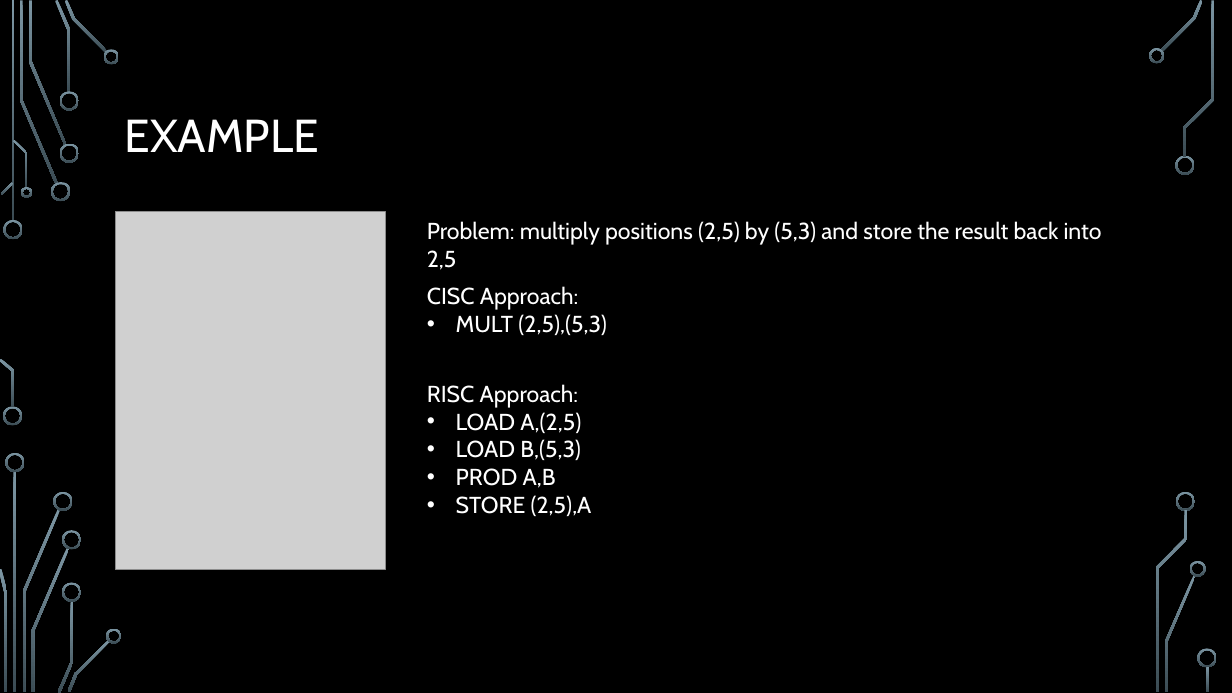
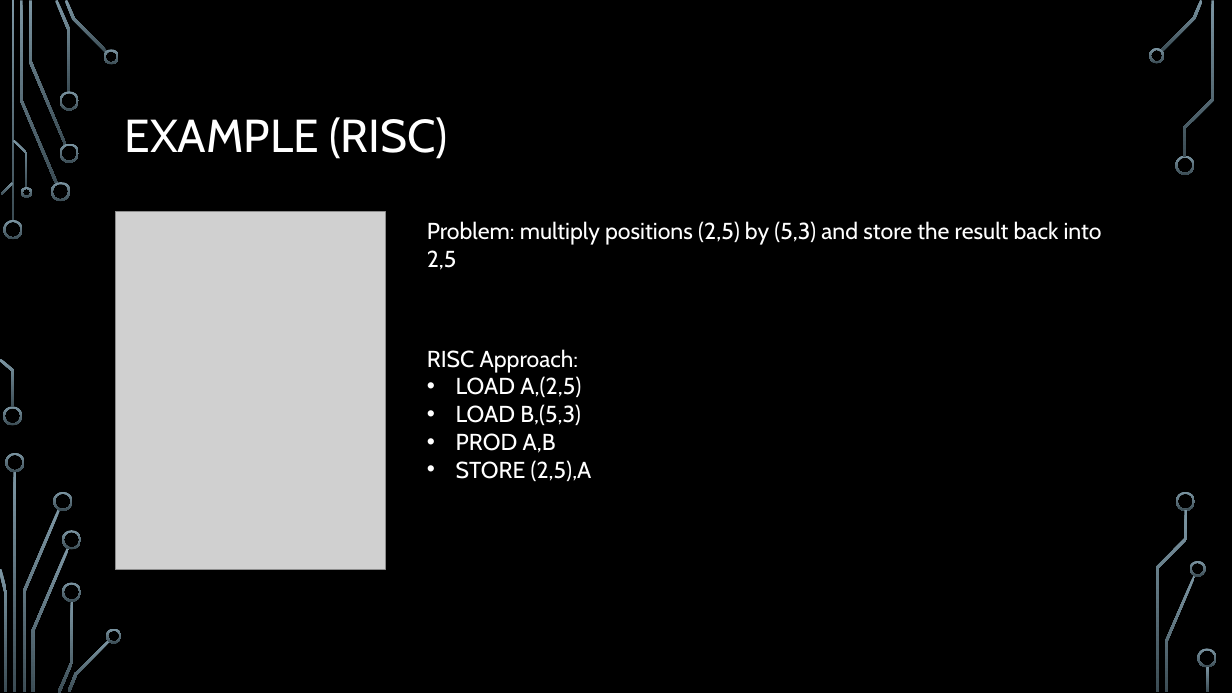
Before and after one commit to ErrkO/CSCI4800, a slide deck: slide 8 of Instruction Set Architecture.pptx (slide 7 before the commit). Drawn at 1232x693 pixels with LibreOffice and Linux fonts; fonts in the diff are those of the drawing; grey boxes stand for pictures; background and template pictures are left out. Boxes give left, top, right and bottom in pixels: in the first picture for what was removed or moved away, otherwise in the second. Text is boxed around its words. In the diff, an @@ line names an element or a change of style, - is before the commit and + after.

```diff
--- a/Instruction Set Architecture.pptx
+++ b/Instruction Set Architecture.pptx
@@ title at bbox=[125, 117, 448, 159]: text changed @@
-EXAMPLE
+EXAMPLE (RISC)
@@ text removed at bbox=[427, 286, 606, 335] @@
-CISC Approach:
-• MULT (2,5),(5,3)
@@ text "RISC Approach:": place and size @@
-text "RISC Approach:" at bbox=[427, 384, 592, 516]
+text "RISC Approach:" at bbox=[427, 349, 592, 481]
```
Also in this commit, not shown: 5 other slides changed, 6 slides added.
